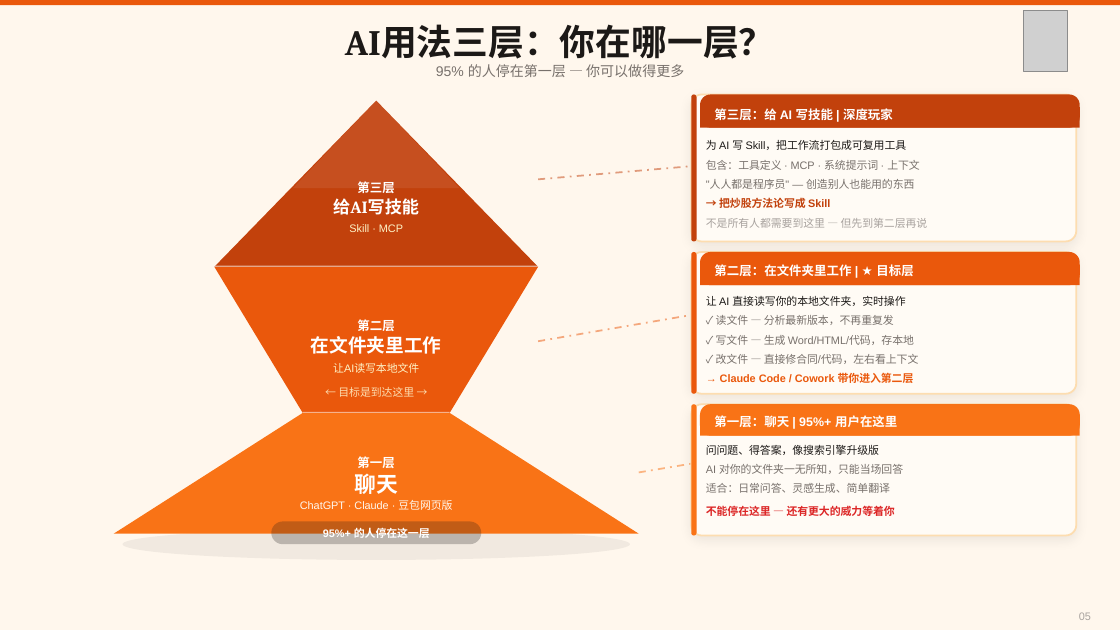
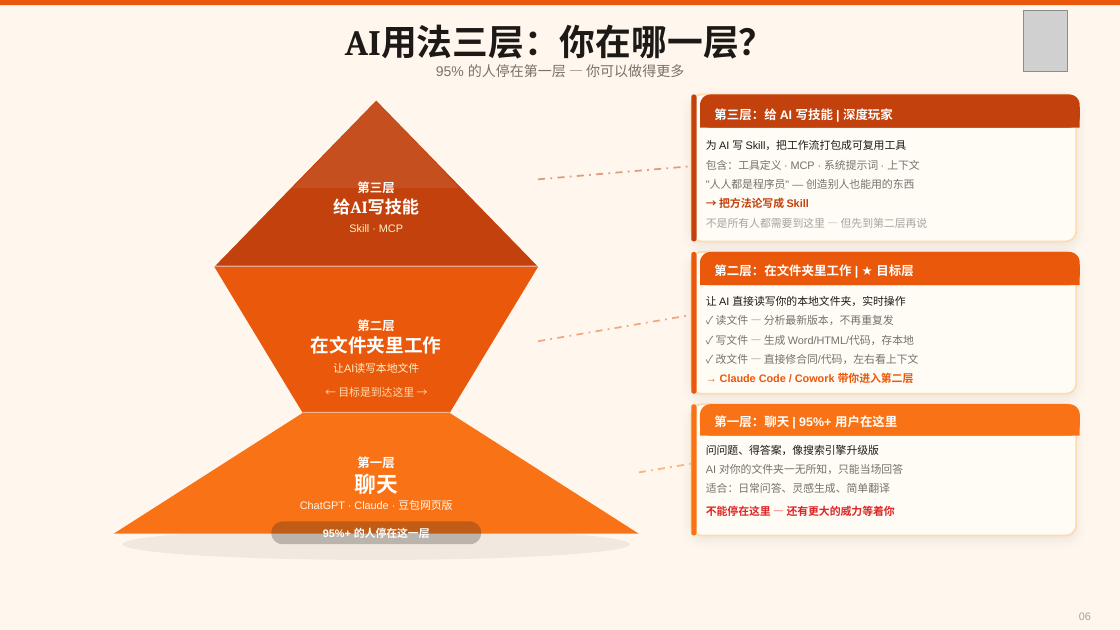
Before and after one commit to austinxyz/course-portal, a slide deck: slide 6 of dl/webinar-cowork-code-0806.pptx (slide 5 before the commit). Drawn at 1120x630 pixels with LibreOffice and Linux fonts; fonts in the diff are those of the drawing; grey boxes stand for pictures. Boxes give left, top, right and bottom in pixels: in the first picture for what was removed or moved away, otherwise in the second. Text is boxed around its words. In the diff, an @@ line names an element or a change of style, - is before the commit and + after.

```diff
--- a/dl/webinar-cowork-code-0806.pptx
+++ b/dl/webinar-cowork-code-0806.pptx
@@ text at bbox=[719, 197, 809, 208]: text changed @@
-→ 把炒股方法论写成 Skill
+→ 把方法论写成 Skill
```
Also in this commit, not shown: 14 other slides changed, 2 slides added, 4 other files.
